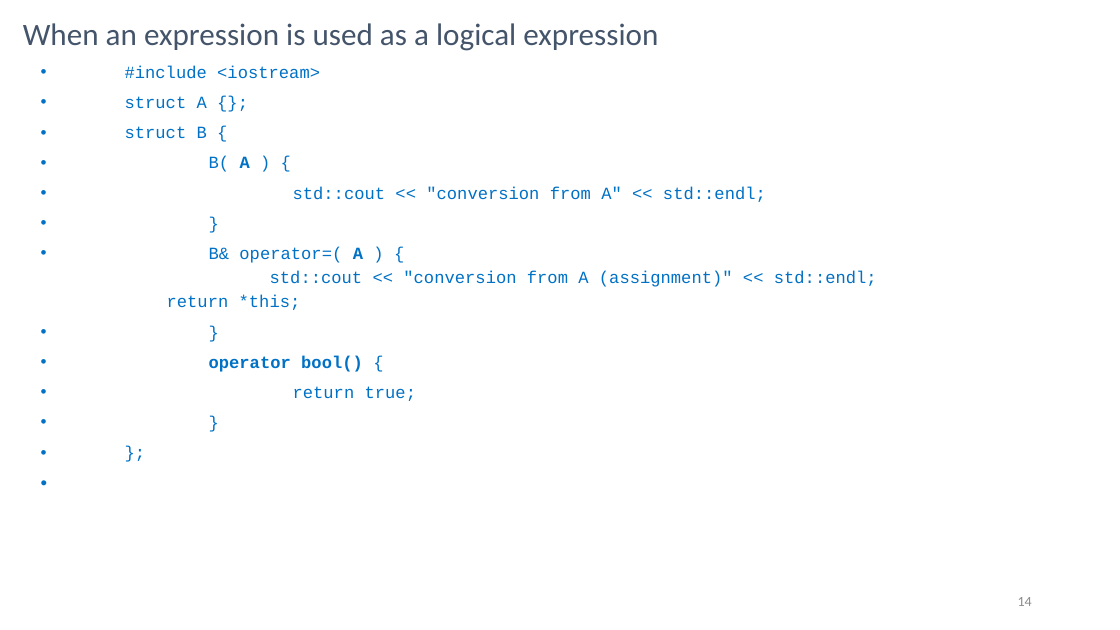
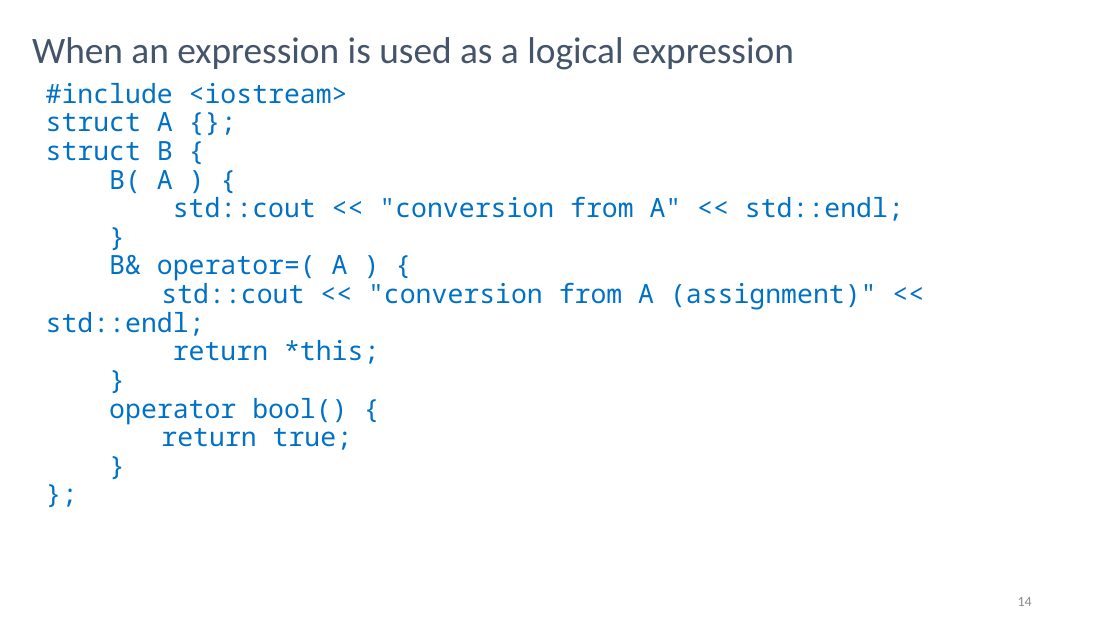
Before and after one commit to rarutyun/cpp-courses, a slide deck: slide 14 of 05_casts/05_Type_Conversion.pptx. Drawn at 1120x630 pixels with LibreOffice and Linux fonts; fonts in the diff are those of the drawing. Boxes give left, top, right and bottom in pixels: in the first picture for what was removed or moved away, otherwise in the second. Text is boxed around its words. In the diff, an @@ line names an element or a change of style, - is before the commit and + after.

```diff
--- a/05_casts/05_Type_Conversion.pptx
+++ b/05_casts/05_Type_Conversion.pptx
@@ title "When an expression is used ...": place and size @@
-title "When an expression is used ..." at [23,23,658,51]
+title "When an expression is used ..." at [32,37,794,70]
@@ title "When an expression is used ..." at [32,37,794,70]: size 20 to 24 pt @@
@@ text "#include <iostream>": place and size @@
-text "#include <iostream>" at [125,65,877,401]
+text "#include <iostream>" at [46,83,904,450]
@@ text "#include <iostream>" at [46,83,904,450]: size 11 to 17.1 pt, font Courier New to Noto Sans Mono; bold off in "A", "A", "operator bool()"; bullet • to none; less space between paragraphs; list level 3 to 1 in "std::cout << "conversion from A ..."; list level 3 to 1 in "return *this;" @@
```
Also in this commit, not shown: 23 other slides changed, 2 other files.
